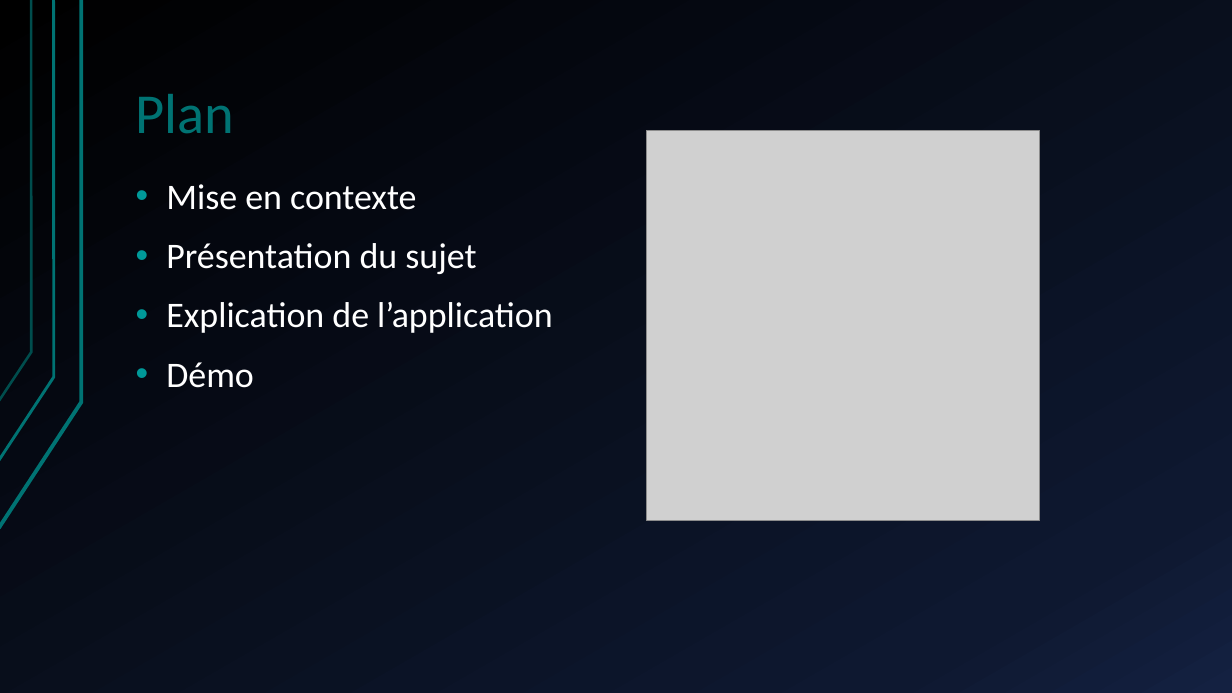
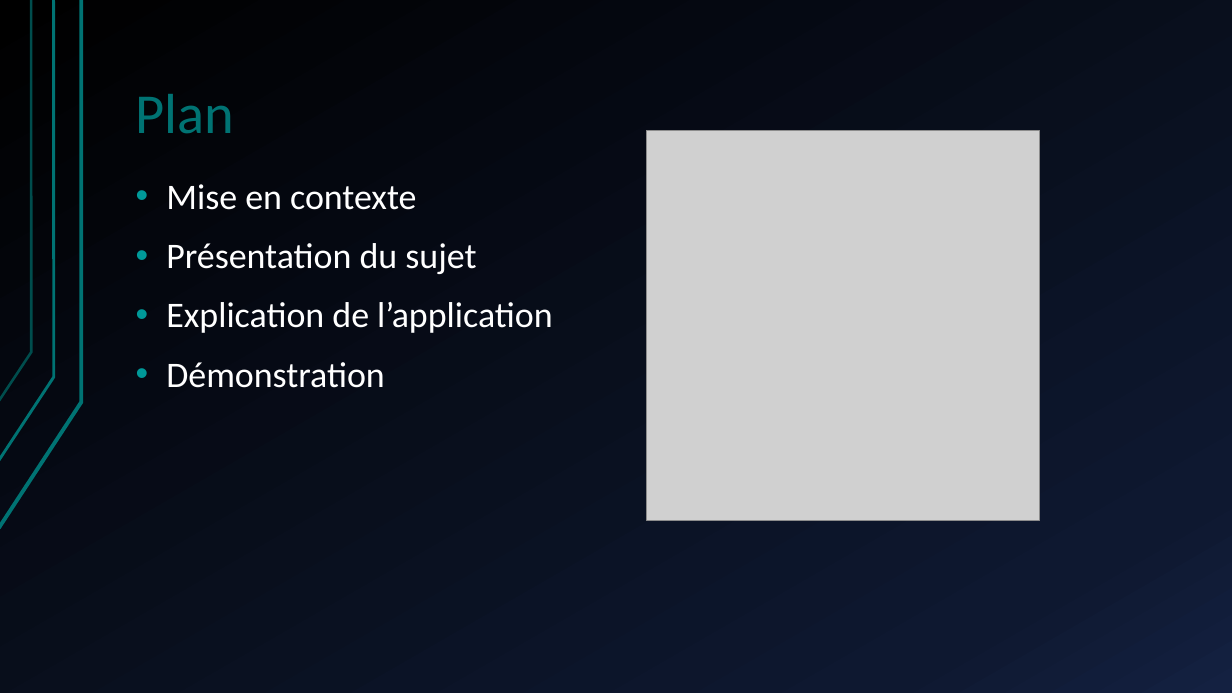
Before and after one commit to AymericPonjee/TFE-10DS, a slide deck: slide 2 of Rapport/PrésentationJuinTFE .pptx. Drawn at 1232x693 pixels with LibreOffice and Linux fonts; fonts in the diff are those of the drawing; grey boxes stand for pictures. Boxes give left, top, right and bottom in pixels: in the first picture for what was removed or moved away, otherwise in the second. Text is boxed around its words. In the diff, an @@ line names an element or a change of style, - is before the commit and + after.

```diff
--- a/Rapport/PrésentationJuinTFE .pptx
+++ b/Rapport/PrésentationJuinTFE .pptx
@@ text at (166, 362, 384, 388): text changed @@
-• Démo
+• Démonstration
```
Also in this commit, not shown: 3 other slides changed, 1 slide added, 6 slides removed, 28 other files.
